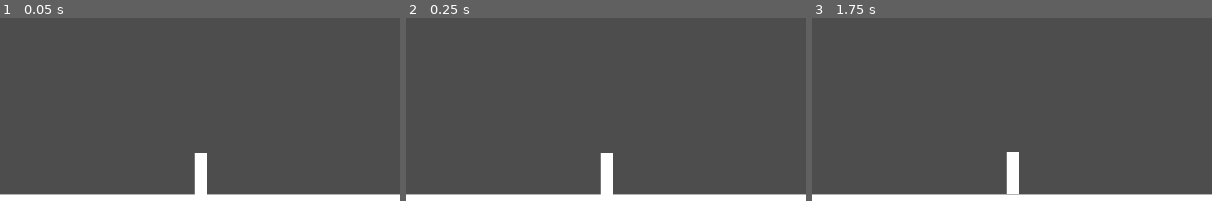
Above: before the commit, frames 1-3 (left to right).
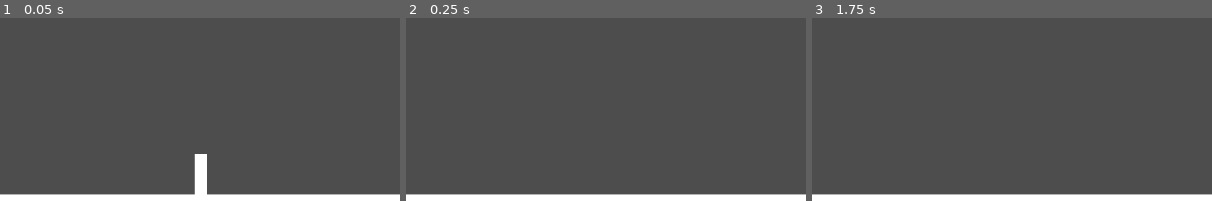
Above: after the commit, the same moments.

Repository: aburak621/jetride
Game: Godot game, scene res://scenes/game.tscn
Same seed, same stepped clock (60 frames per second), same inputs: the game is played once before the commit and once after it.
Inputs:
- Up to frame 1 (0.05 s): no input
- Up to frame 2 (0.25 s): no input
- Up to frame 3 (1.75 s): tap Enter at 0.5 s; tap Space (jump) at 0.77, 1.52 s
The pictures show only the part of the screen within x 2-52%, y 50-100%; the shares and areas given below are measured in that part.

The runs differ from the first frame. In frame 1, less than 0.1% of the frame differs, in the area x 48-52%, y 73-75%; in frame 2, 0.7%; in frame 3, 0.7%, in the area x 48-52%, y 73-97%.

Commit message:
Adding lasers

Diff:
--- a/project.godot
+++ b/project.godot
@@ -39,6 +39,12 @@
 ]
 }
 
+[layer_names]
+
+2d_physics/layer_1="player"
+2d_physics/layer_2="wall"
+2d_physics/layer_3="obstacle"
+
 [physics]
 
 3d/physics_engine="Jolt Physics"
--- a/scenes/game.tscn
+++ b/scenes/game.tscn
@@ -1,6 +1,7 @@
 [gd_scene format=3 uid="uid://de2rdyesd71m6"]
 
 [ext_resource type="PackedScene" uid="uid://n6l81yqmjqpo" path="res://scenes/player.tscn" id="1_uwrxv"]
+[ext_resource type="Script" uid="uid://cn2ygb0syg880" path="res://scripts/obstacle_spawner.gd" id="2_yqjtg"]
 
 [sub_resource type="WorldBoundaryShape2D" id="WorldBoundaryShape2D_uwrxv"]
 
@@ -35,3 +36,6 @@
 offset_left = -960.0
 offset_top = -150.0
 offset_right = 960.0
+
+[node name="ObstacleSpawner" type="Node2D" parent="Level" unique_id=588243369]
+script = ExtResource("2_yqjtg")
--- /dev/null
+++ b/scenes/laser.tscn
@@ -0,0 +1,29 @@
+[gd_scene format=3 uid="uid://d0o5g2dq2syid"]
+
+[ext_resource type="Script" uid="uid://c21vdy7qygtn2" path="res://scripts/laser.gd" id="1_xmihv"]
+
+[sub_resource type="CapsuleShape2D" id="CapsuleShape2D_a7dhc"]
+radius = 30.0
+height = 270.0
+
+[node name="Laser" type="Area2D" unique_id=314017376]
+rotation = 1.5707964
+collision_layer = 4
+collision_mask = 0
+script = ExtResource("1_xmihv")
+
+[node name="CollisionShape2D" type="CollisionShape2D" parent="." unique_id=2145552695]
+shape = SubResource("CapsuleShape2D_a7dhc")
+
+[node name="ColorRect" type="ColorRect" parent="." unique_id=1042358975]
+anchors_preset = 8
+anchor_left = 0.5
+anchor_top = 0.5
+anchor_right = 0.5
+anchor_bottom = 0.5
+offset_left = -30.0
+offset_top = -135.0
+offset_right = 30.0
+offset_bottom = 135.0
+grow_horizontal = 2
+grow_vertical = 2
--- a/scenes/player.tscn
+++ b/scenes/player.tscn
@@ -2,15 +2,16 @@
 
 [ext_resource type="Script" uid="uid://bhk1pudki33xe" path="res://scripts/player.gd" id="1_3vyb7"]
 
-[sub_resource type="CapsuleShape2D" id="CapsuleShape2D_8cj0n"]
+[sub_resource type="RectangleShape2D" id="RectangleShape2D_3vyb7"]
+size = Vector2(30, 100)
+
+[sub_resource type="CapsuleShape2D" id="CapsuleShape2D_g2els"]
 radius = 15.0
 height = 100.0
 
 [node name="Player" type="CharacterBody2D" unique_id=851363322]
+collision_mask = 2
 script = ExtResource("1_3vyb7")
-
-[node name="CollisionShape2D" type="CollisionShape2D" parent="." unique_id=609595744]
-shape = SubResource("CapsuleShape2D_8cj0n")
 
 [node name="ColorRect" type="ColorRect" parent="." unique_id=1636550760]
 anchors_preset = 8
@@ -24,3 +25,13 @@
 offset_bottom = 50.0
 grow_horizontal = 2
 grow_vertical = 2
+
+[node name="CollisionShape2D" type="CollisionShape2D" parent="." unique_id=609595744]
+shape = SubResource("RectangleShape2D_3vyb7")
+
+[node name="Hurtbox" type="Area2D" parent="." unique_id=1002812656]
+collision_layer = 0
+collision_mask = 4
+
+[node name="CollisionShape2D" type="CollisionShape2D" parent="Hurtbox" unique_id=2039921360]
+shape = SubResource("CapsuleShape2D_g2els")
--- /dev/null
+++ b/scripts/laser.gd
@@ -0,0 +1,19 @@
+class_name Laser extends Area2D
+
+@export var length: float = 270
+@export var width: float = 60
+@export var initial_rotation: float = 90
+
+@onready var collision: CollisionShape2D = $CollisionShape2D
+@onready var sprite: ColorRect = $ColorRect
+
+
+func _ready() -> void:
+	sprite.size = Vector2(width, length)
+	sprite.set_anchors_preset(Control.LayoutPreset.PRESET_CENTER)
+
+	var shape := collision.shape as CapsuleShape2D
+	shape.radius = width / 2
+	shape.height = length
+
+	rotation = initial_rotation
--- /dev/null
+++ b/scripts/obstacle_spawner.gd
@@ -0,0 +1 @@
+class_name ObstacleSpawner extends Node2D
--- a/scripts/player.gd
+++ b/scripts/player.gd
@@ -4,6 +4,13 @@
 @export var jump_acceleration: float = 3333.3 + gravity
 @export var max_jump_speed: float = 1666.5
 @export var max_fall_speed: float = 882.4
+
+@onready var collision: CollisionShape2D = $CollisionShape2D
+@onready var hurtbox: Area2D = $Hurtbox
+
+
+func _ready() -> void:
+	hurtbox.area_entered.connect(_on_area_entered)
 
 
 func _physics_process(delta: float) -> void:
@@ -28,3 +35,7 @@
 
 	velocity.x = 0
 	move_and_slide()
+
+
+func _on_area_entered(area: Area2D) -> void:
+	pass
Not shown, added: scripts/laser.gd.uid
Not shown, added: scripts/obstacle_spawner.gd.uid
